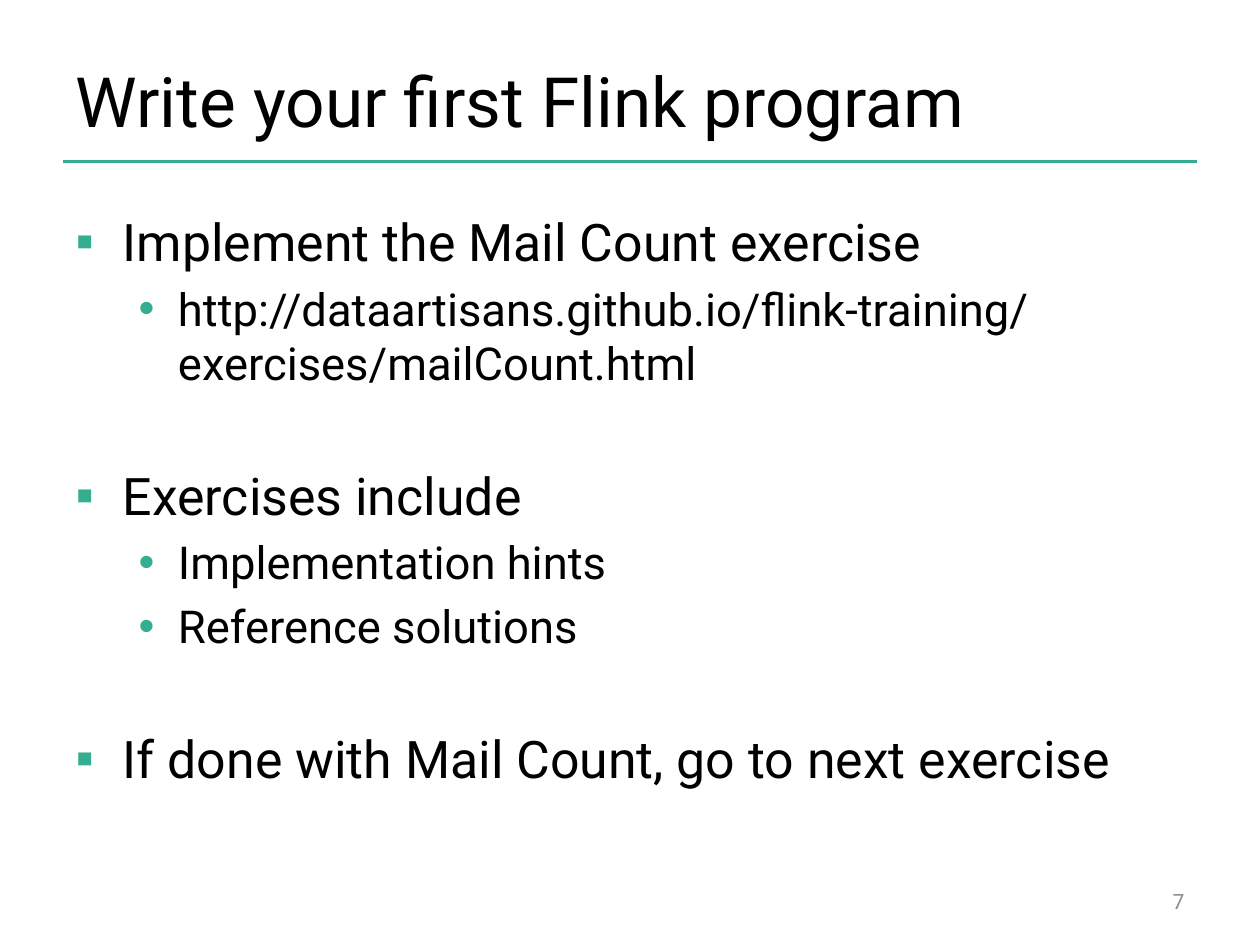
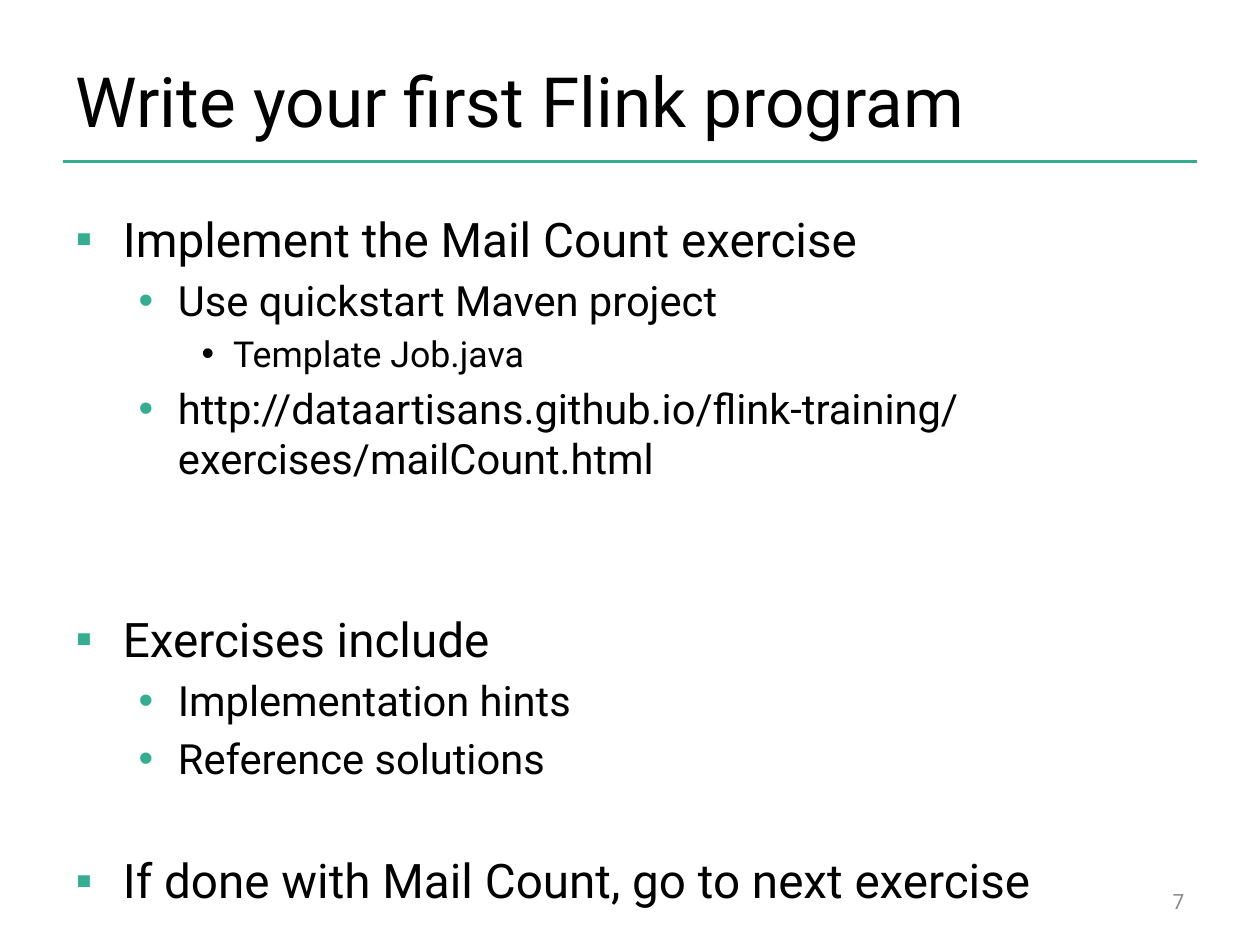
Before and after one commit to dataArtisans/flink-training-web, a slide deck: slide 7 of slides/flink-handon.pptx. Drawn at 1260x945 pixels with LibreOffice and Linux fonts; fonts in the diff are those of the drawing; background and template pictures are left out. Boxes give left, top, right and bottom in pixels: in the first picture for what was removed or moved away, otherwise in the second. Text is boxed around its words. In the diff, an @@ line names an element or a change of style, - is before the commit and + after.

```diff
--- a/slides/flink-handon.pptx
+++ b/slides/flink-handon.pptx
@@ text at (123,221,1031,908): size 29.6 to 27.2 pt in "Implement the Mail Count exercise", "Exercises include", "If done with Mail Count, go to ..."; size 25.9 to 23.8 pt in "http://dataartisans.github.io/flink-training/exercises/mailC ...", "Implementation hints", "Reference solutions" @@
@@ text at (178,284,717,375): paragraphs added @@
+  • Use quickstart Maven project
+    • Template Job.java
```
Also in this commit, not shown: 2 other slides changed, 3 other files.
